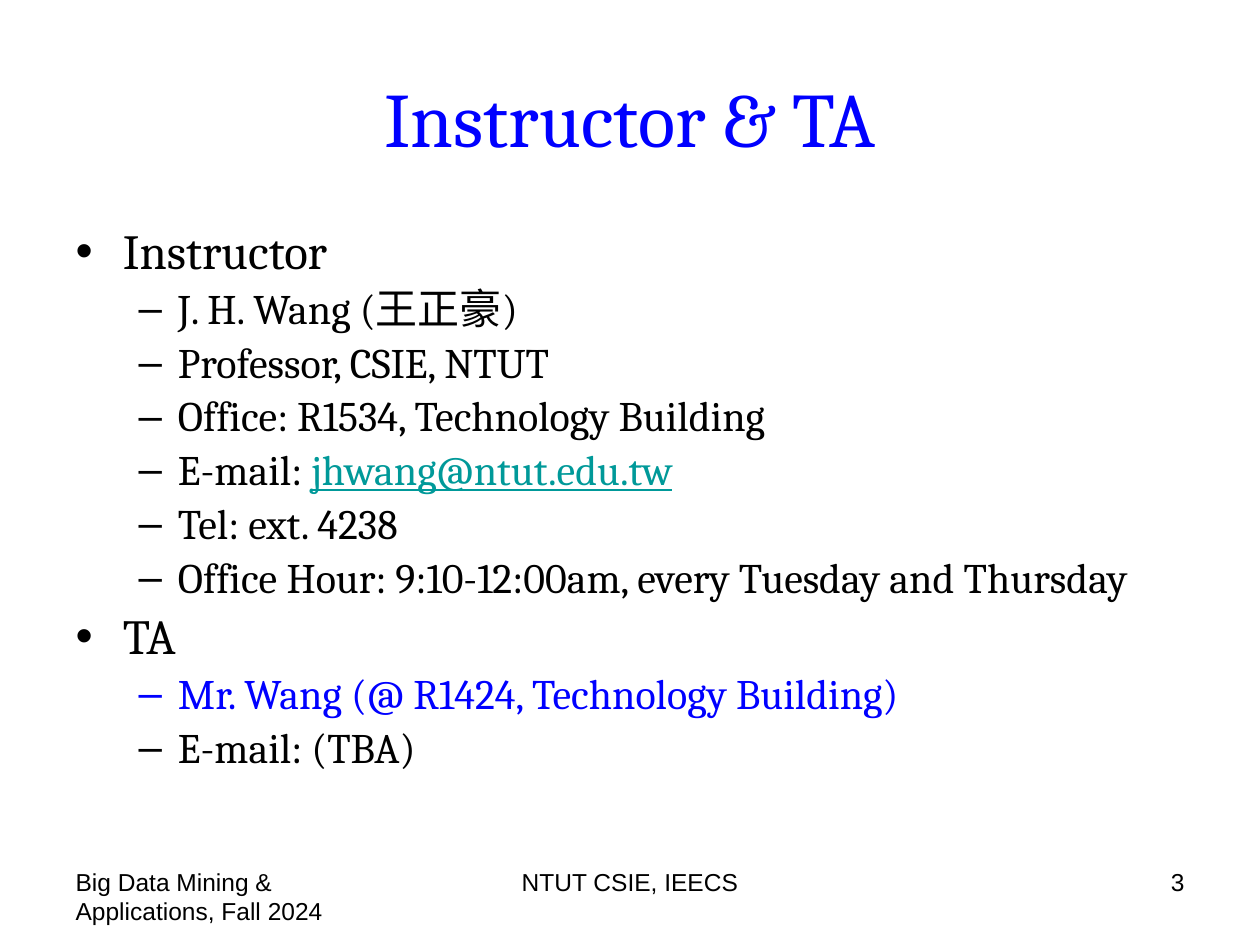
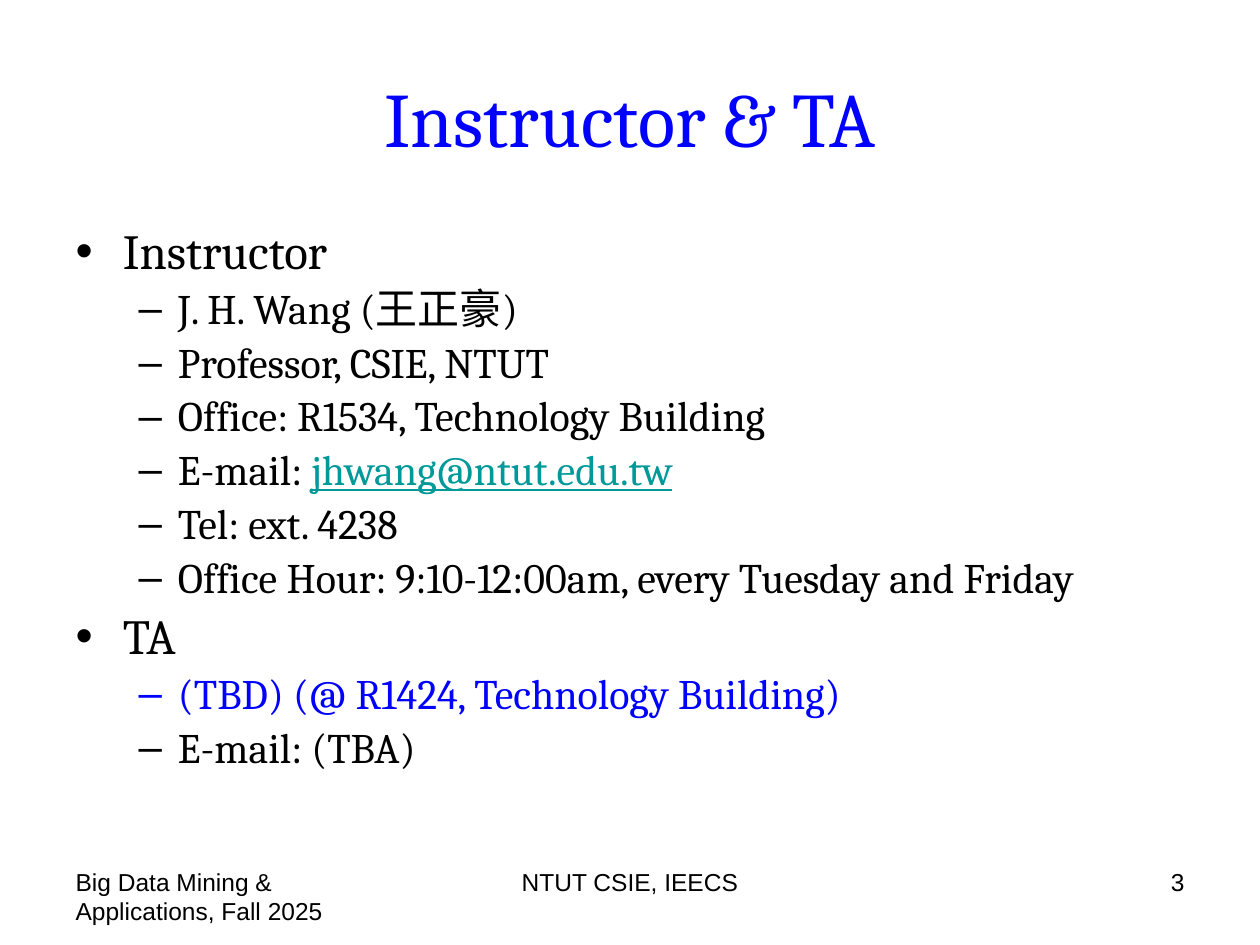
Before and after one commit to chriswjh/chriswjh.github.io, a slide deck: slide 3 of BDM/00-overview.pptx. Drawn at 1260x945 pixels with LibreOffice and Linux fonts; fonts in the diff are those of the drawing. Boxes give left, top, right and bottom in pixels: in the first picture for what was removed or moved away, otherwise in the second. Text is boxed around its words. In the diff, an @@ line names an element or a change of style, - is before the commit and + after.

```diff
--- a/BDM/00-overview.pptx
+++ b/BDM/00-overview.pptx
@@ text at <box>178,563,1074,602</box>: text changed @@
-  – Office Hour: 9:10-12:00am, every Tuesday and Thursday
+  – Office Hour: 9:10-12:00am, every Tuesday and Friday
@@ text at <box>178,679,840,719</box>: text changed @@
-  – Mr. Wang (@ R1424, Technology Building)
+  – (TBD) (@ R1424, Technology Building)
@@ text at <box>76,873,323,925</box>: text changed @@
-Big Data Mining & Applications, Fall 2024
+Big Data Mining & Applications, Fall 2025
```
Also in this commit, not shown: 56 other slides changed.
